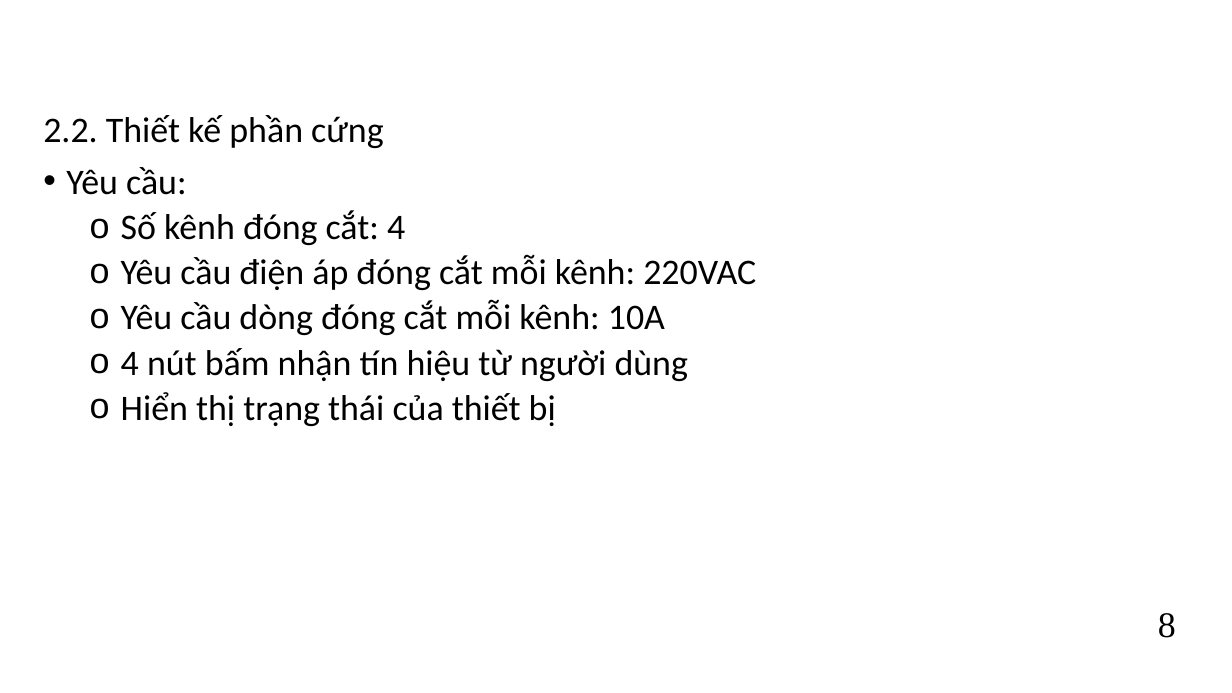
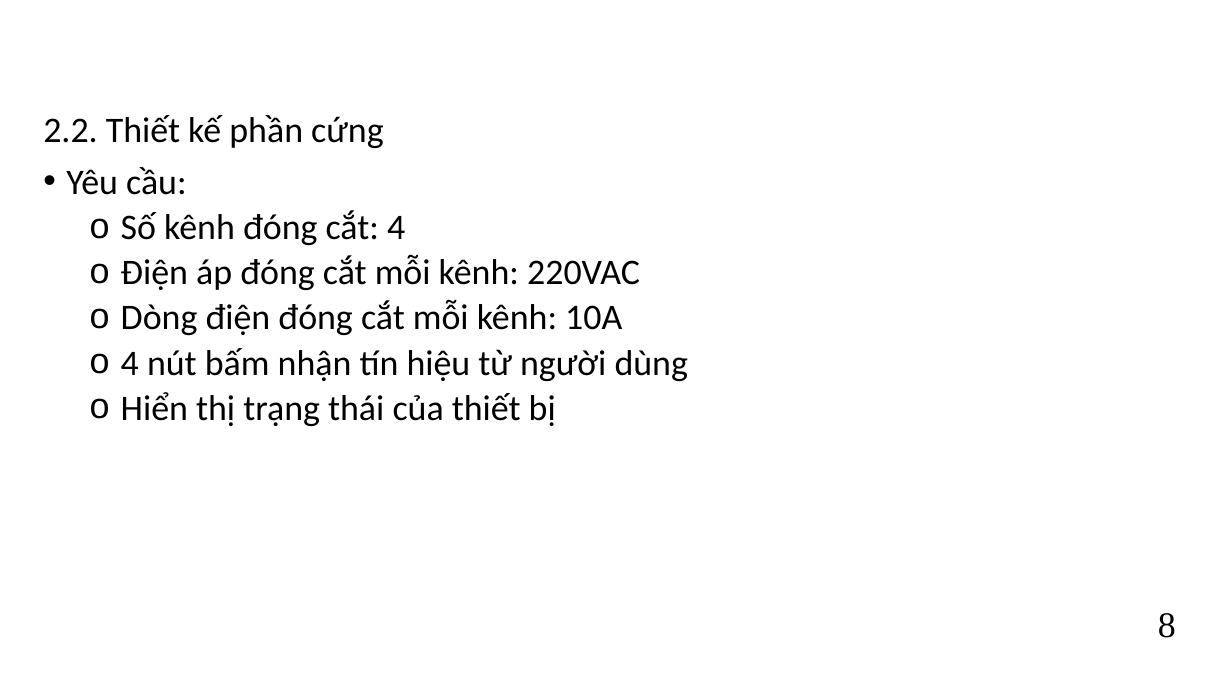
Before and after one commit to kurooroo/DATN, a slide deck: slide 10 of documents/Slide Đồ án tốt nghiệp_Nguyễn Tuấn Anh_REV1.pptx (slide 11 before the commit). Drawn at 1232x693 pixels with LibreOffice and Linux fonts; fonts in the diff are those of the drawing; background and template pictures are left out. Boxes give left, top, right and bottom in pixels: in the first picture for what was removed or moved away, otherwise in the second. Text is boxed around its words. In the diff, an @@ line names an element or a change of style, - is before the commit and + after.

```diff
--- a/documents/Slide Đồ án tốt nghiệp_Nguyễn Tuấn Anh_REV1.pptx
+++ b/documents/Slide Đồ án tốt nghiệp_Nguyễn Tuấn Anh_REV1.pptx
@@ text at bbox=[121, 254, 640, 335]: text changed @@
-  o Yêu cầu điện áp đóng cắt mỗi kênh: 220VAC
-  o Yêu cầu dòng đóng cắt mỗi kênh: 10A
+  o Điện áp đóng cắt mỗi kênh: 220VAC
+  o Dòng điện đóng cắt mỗi kênh: 10A
```
Also in this commit, not shown: 12 other slides changed, 3 other files.
